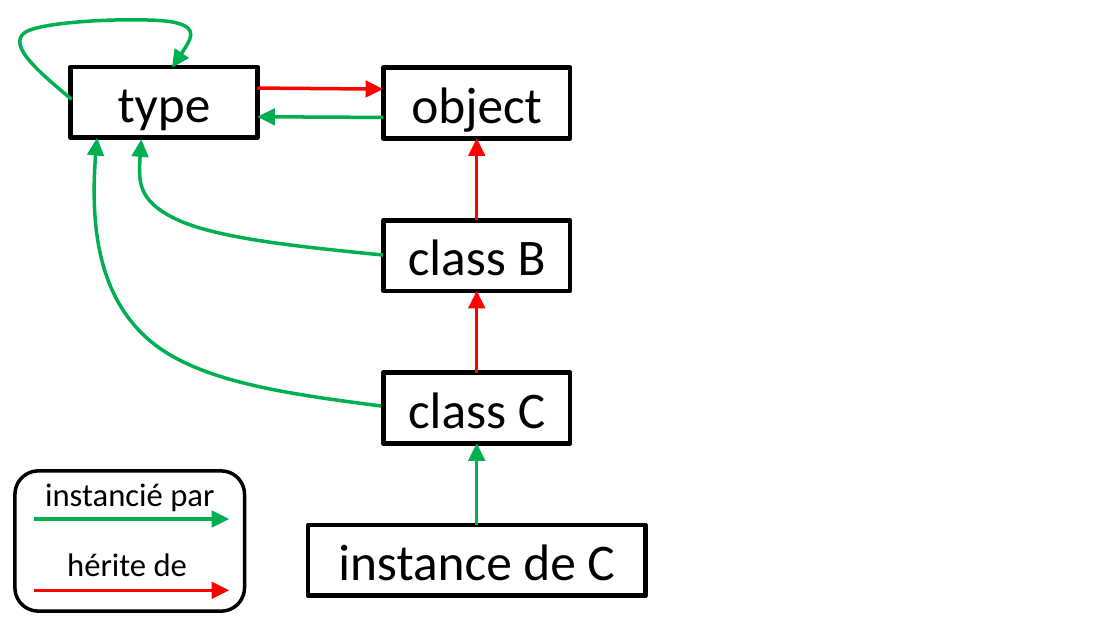
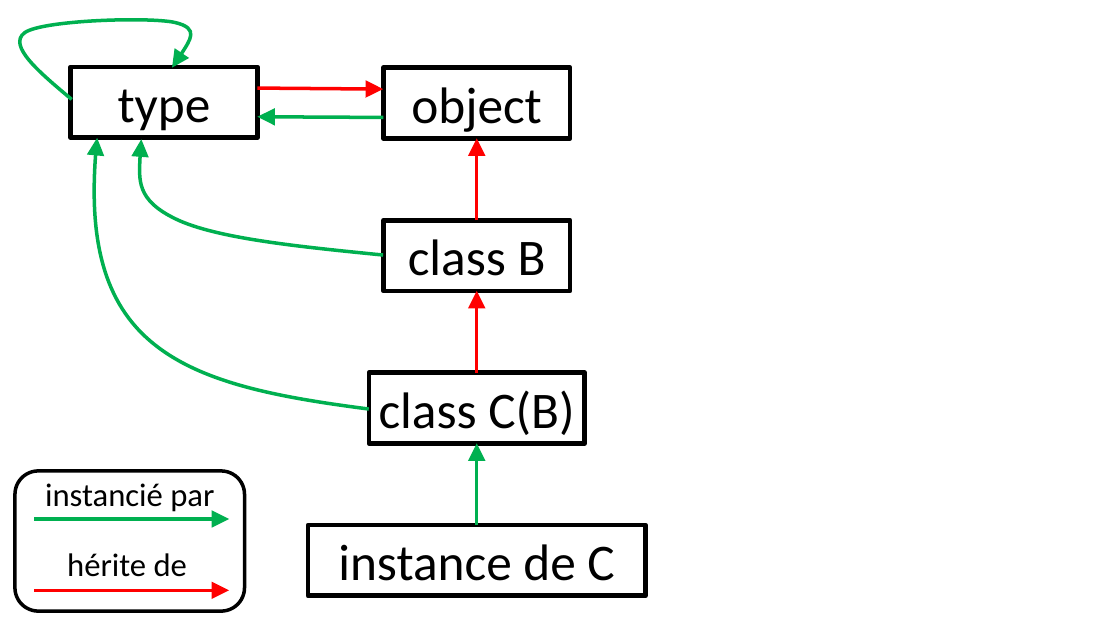
Before and after one commit to parmentelat/flotpython-archive, a slide deck: slide 14 of w9/w9-s4-av-slide1.pptx (slide 16 before the commit). Drawn at 1120x630 pixels with LibreOffice and Linux fonts; fonts in the diff are those of the drawing. Boxes give left, top, right and bottom in pixels: in the first picture for what was removed or moved away, otherwise in the second. Text is boxed around its words. In the diff, an @@ line names an element or a change of style, - is before the commit and + after.

```diff
--- a/w9/w9-s4-av-slide1.pptx
+++ b/w9/w9-s4-av-slide1.pptx
@@ freeform shape: place and size @@
-freeform shape at (94,138,381,406)
+freeform shape at (94,138,369,409)
@@ rectangle "class C(B)": place and size @@
-rectangle "class C(B)" at (383,373,570,444)
+rectangle "class C(B)" at (369,373,585,444)
@@ text in rectangle at (379,390,574,435): text changed @@
-class C
+class C(B)
```
Also in this commit, not shown: 1 other slide changed, 1 slide added.
